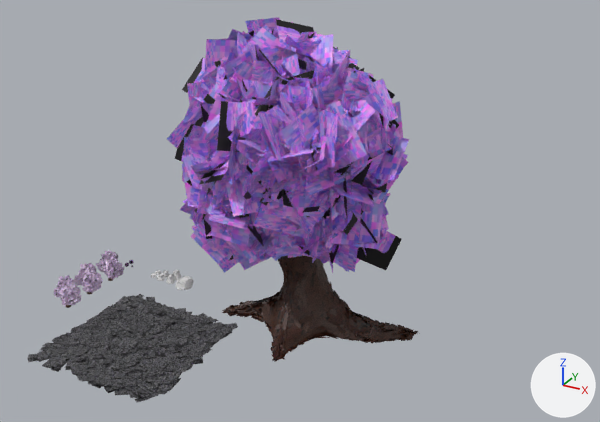
An edit to the FBX model Assets/Models/FBX-components.fbx, drawn before and after from the same camera.
Camera for both pictures: a 50 mm camera at (204.0, -245.0, 166.0) aimed at (75.0, -11.0, 49.0). The lights are fixed; the arrows at lower right show +X, +Y and +Z. Where no turn or scale is listed for an object, it has been applied to the vertices.

Objects in the first picture: 'Crystal_Outer.001', 'Ground', 'Leaves', 'Rock.001', 'Rock.002', 'Rock.003', 'Rock.005', 'Rock.006', 'TreeLeaves', 'TreeLeaves.001', 'TreeLeaves.002', 'TreeTrunk', 'Trunk'.
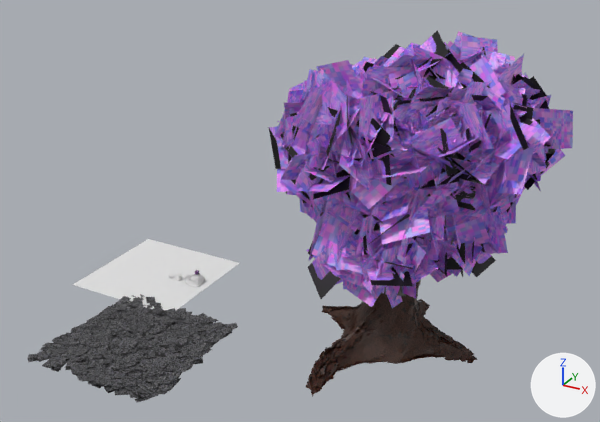
Pixel boxes (x1, y1, x2, y2) of what changed, in the pictures (600 x 422 px):
'Leaves', moved, turned: before (167, 17, 409, 273); after (269, 30, 573, 308)
'Trunk', moved, turned: before (222, 256, 418, 362); after (306, 280, 477, 397)
'Plane', added: after (73, 239, 239, 310)
'TreeLeaves.002', deleted: before (53, 275, 81, 306)
'TreeLeaves.001', deleted: before (74, 263, 103, 293)
'TreeLeaves', deleted: before (96, 250, 124, 279)
'Rock.006', moved: before (175, 276, 194, 290); after (187, 274, 205, 287)
'Rock.002', moved: before (163, 270, 169, 277); after (176, 274, 182, 281)
'Rock.005', deleted: before (172, 270, 181, 280)
'Rock.003', deleted: before (157, 273, 166, 281)
'Rock.001', deleted: before (151, 273, 157, 278)
'TreeTrunk', deleted: before (108, 278, 113, 281)
'TreeTrunk.002', deleted: before (66, 305, 71, 308)

Edits to the bpy script that builds the scene:
```text
Add me_plane_001:
    me_plane_001.from_pydata([(-25.0, -25.0, 0.0), (25.0, -25.0, 0.0), (-25.0, 25.0, 0.0), (25.0, 25.0, 0.0)], [], [(0, 1, 3, 2)])
Remove ob_rock_005:
    ob_rock_005 = bpy.data.objects.new('Rock.005', me_cube_017)
Remove ob_crystal_outer_001:
    ob_crystal_outer_001 = bpy.data.objects.new('Crystal_Outer.001', me_icosphere_009)
Remove ob_treeleaves_002:
    ob_treeleaves_002 = bpy.data.objects.new('TreeLeaves.002', me_icosphere_005)
Remove ob_rock_003:
    ob_rock_003 = bpy.data.objects.new('Rock.003', me_cube_015)
Remove ob_treetrunk:
    ob_treetrunk = bpy.data.objects.new('TreeTrunk', me_cylinder_005)
Change ob_rock_002:
    ob_rock_002.location: (4.0, 0.0, 0.0) -> (11.0, 0.0, 0.0)
Remove ob_rock_001:
    ob_rock_001 = bpy.data.objects.new('Rock.001', me_cube_013)
Remove ob_treeleaves_001:
    ob_treeleaves_001 = bpy.data.objects.new('TreeLeaves.001', me_icosphere_004)
Remove ob_treeleaves:
    ob_treeleaves = bpy.data.objects.new('TreeLeaves', me_icosphere_001)
Change ob_trunk:
    ob_trunk.location: (0.0, 0.0, 0.0) -> (34.58, 0.0, 0.0)
    ob_trunk.rotation_euler: (0.0, 0.0, 0.0) -> (0.0, 0.0, -1.994)  # degrees (0, 0, 0) -> degrees (0, 0, -114)
Remove ob_treetrunk_001:
    ob_treetrunk_001 = bpy.data.objects.new('TreeTrunk.001', me_cylinder_001)
Remove ob_treetrunk_002:
    ob_treetrunk_002 = bpy.data.objects.new('TreeTrunk.002', me_cylinder_002)
Change ob_rock_006:
    ob_rock_006.location: (16.0, -3.0, 0.0) -> (18.9, 1.0, 0.0)
Change ob_leaves:
    ob_leaves.location: (0.0, 0.0, 0.0) -> (34.58, 0.0, 0.0)
    ob_leaves.rotation_euler: (0.0, 0.0, 0.0) -> (0.0, 0.0, -1.994)  # degrees (0, 0, 0) -> degrees (0, 0, -114)
Remove ob_crystal_inner_001:
    ob_crystal_inner_001 = bpy.data.objects.new('Crystal_Inner.001', me_icosphere_008)
Add ob_plane:
    ob_plane = bpy.data.objects.new('Plane', me_plane_001)
    ob_plane.location = (0.0, 0.0, 0.0)
Add ob_crystal_small_057:
    ob_crystal_small_057 = bpy.data.objects.new('Crystal_Small.057', me_icosphere_065)  # 624 vertices, 208 faces; spans x -0.471..0.47, y -0.445..0.492, z -0.414..0.488; in mat_crystal_small_057_bake (picture img_crystal_small_057_bake_png)
    ob_crystal_small_057.location = (119.9, -15.6, 60.2)
Add ob_crystal_small_027:
    ob_crystal_small_027 = bpy.data.objects.new('Crystal_Small.027', me_icosphere_035)  # 624 vertices, 208 faces; spans x -0.463..0.458, y -0.441..0.504, z -0.397..0.504; in mat_crystal_small_027_bake (picture img_crystal_small_027_bake_png)
    ob_crystal_small_027.location = (128.2, -4.1, 40.9)
Add ob_crystal_small_068:
    ob_crystal_small_068 = bpy.data.objects.new('Crystal_Small.068', me_icosphere_076)  # 624 vertices, 208 faces; spans x -0.471..0.47, y -0.445..0.492, z -0.414..0.488; in mat_crystal_small_068_bake (picture img_crystal_small_068_bake_png)
    ob_crystal_small_068.location = (110.5, -12.6, 94.6)
Add ob_crystal_small_055:
    ob_crystal_small_055 = bpy.data.objects.new('Crystal_Small.055', me_icosphere_063)  # 624 vertices, 208 faces; spans x -0.471..0.47, y -0.445..0.492, z -0.414..0.488; in mat_crystal_small_055_bake (picture img_crystal_small_055_bake_png)
    ob_crystal_small_055.location = (137.0, 8.1, 57.5)
```
